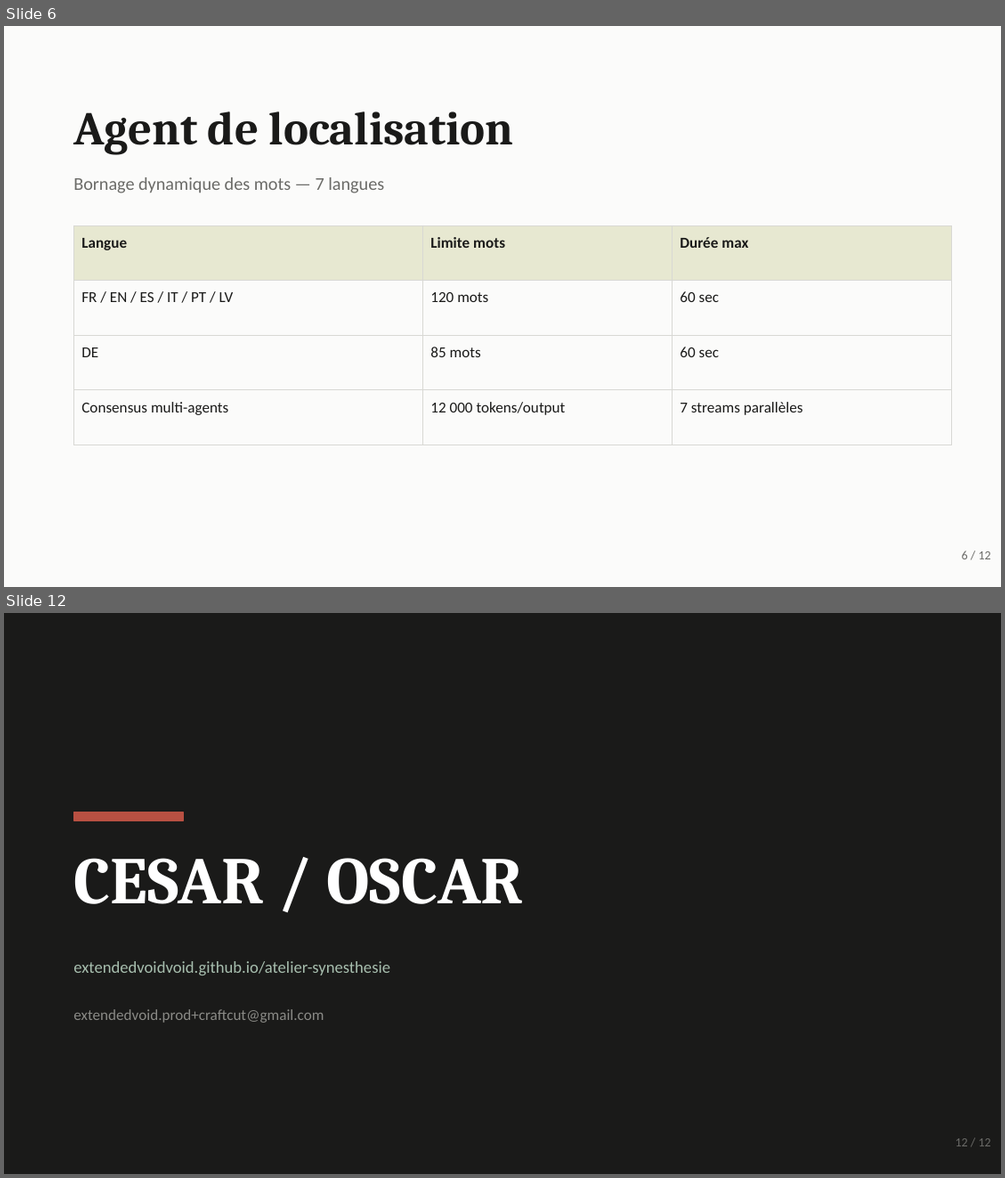
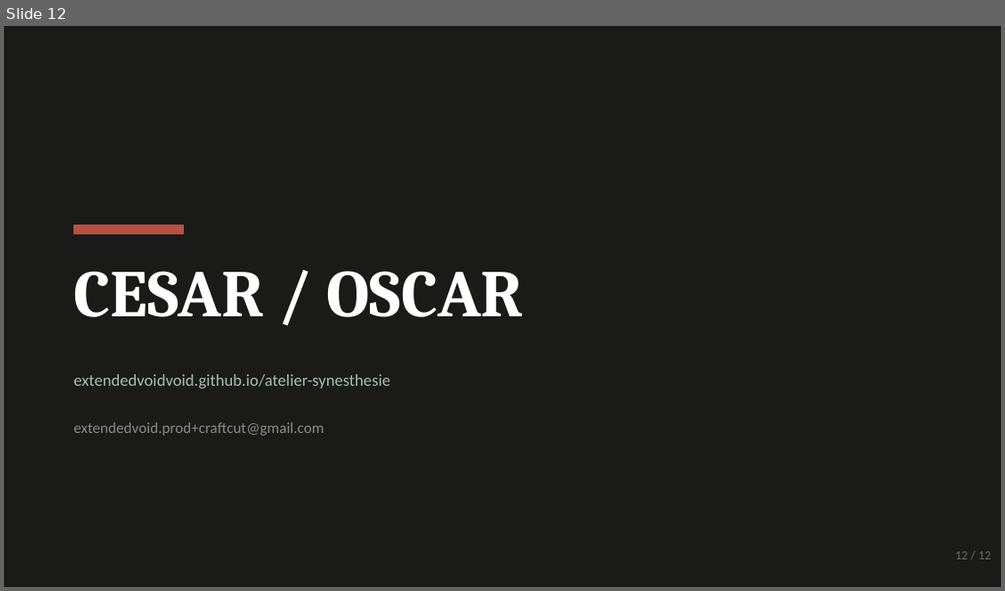
Before and after one commit to extendedvoidvoid/cesar-cabrera-cesar-plus, a slide deck: CraftCut_Pitch_Deck.pptx. Shown one above the other, each under a label of ours: slides 6 and 12 before the commit, slide 12 after it; the slides between them are not shown. The pictures are 1005x1178 and 1005x591 pixels, drawn with LibreOffice and Linux fonts; fonts in the diff are those of the drawing. Boxes give left, top, right and bottom in pixels: in the first picture for what was removed or moved away, otherwise in the second. Text is boxed around its words. In the diff, an @@ line names an element or a change of style, - is before the commit and + after.

```diff
--- a/CraftCut_Pitch_Deck.pptx
+++ b/CraftCut_Pitch_Deck.pptx
@@ slide 6 removed at bbox=[4, 26, 1001, 587], background #FBFBFA @@
@@ text removed at bbox=[73, 111, 514, 155] @@
-Agent de localisation
@@ text removed at bbox=[73, 177, 384, 193] @@
-Bornage dynamique des mots — 7 langues
@@ table removed at bbox=[73, 225, 951, 444], 4 rows, 3 columns @@
-Langue | Limite mots | Durée max
-FR / EN / ES / IT / PT / LV | 120 mots | 60 sec
-DE | 85 mots | 60 sec
-Consensus multi-agents | 12 000 tokens/output | 7 streams parallèles
@@ text removed at bbox=[962, 550, 991, 559] @@
-6 / 12
```
Also in this commit, not shown: 5 slides changed, 6 slides added, 5 other slides removed, 4 other files.
